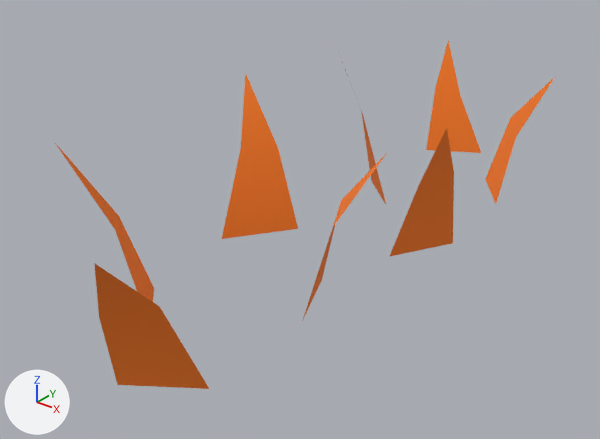
What one commit did to the glTF model Interceptor Sky Guardians/resource/model/grass/model.glb.
One viewpoint serves both versions: a 50 mm camera at (7.57, -10.53, 6.26) aimed at (-0.3, -0.69, 0.16). Every picture has the same lights, and +X, +Y and +Z are marked at lower left. The older version comes first.

Before the edit, the objects in view are built like this:
```python
me_obj9 = bpy.data.meshes.new('obj9')
me_obj9.from_pydata(...)  # 40 vertices, 24 faces; spans x -2.41..2.05, y -5.65..5.83, z -0.52..2.49
me_obj9.materials.append(mat_mat_a)  # picture img_image_0
ob_obj9 = bpy.data.objects.new('obj9', me_obj9)
ob_obj9.location = (0.0, 0.0, 0.0)
```
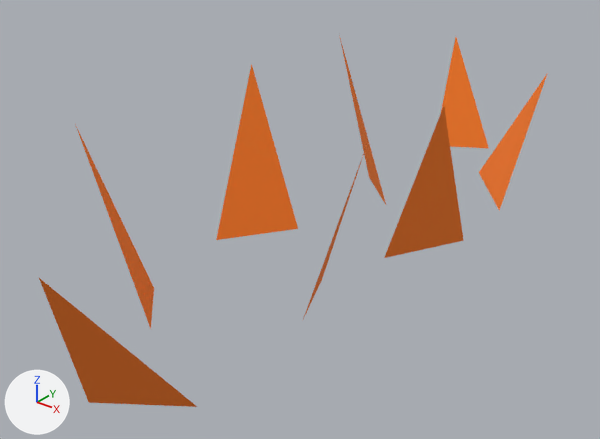
Where the change shows, as pixel boxes [x1, y1, x2, y2] in the pictures (600 x 439 px):
'obj9', reshaped (7% taller): before [52, 41, 555, 389]; after [39, 35, 548, 407]
part 1 of me_obj9, rebuilt (37% wider): before [94, 263, 209, 389]; after [39, 278, 197, 407]
part 2 of me_obj9, rebuilt: before [426, 41, 481, 153]; after [441, 37, 489, 148]
part 3 of me_obj9, rebuilt (23% wider, 17% taller): before [389, 128, 454, 257]; after [384, 107, 464, 258]
part 4 of me_obj9, rebuilt (8% taller): before [485, 77, 555, 204]; after [479, 73, 548, 210]
part 5 of me_obj9, cut back: before [52, 52, 387, 321]; after [76, 35, 386, 329]

What changed in the scene script:
```text
Change me_obj9:
    used by ob_obj9; location = (0.0, 0.0, 0.0)
    remove me_obj9.from_pydata(...)  # 40 vertices, 24 faces; spans x -2.41..2.05, y -5.65..5.83, z -0.52..2.49
    add me_obj9.from_pydata(...)  # 24 vertices, 8 faces; spans x -2.16..1.83, y -6.26..6.12, z -0.5..2.53
    me_obj9 part 1: the loose piece of 5 vertices spanning x 0.09..1.1, y -5.65..-4.34, z -0.5..1.82 is rebuilt with 3 vertices and now spans x 0.09..1.24, y -6.26..-4.7, z -0.5..1.86
    me_obj9 part 2: the loose piece of 5 vertices spanning x -1.32..-0.13, y 4.95..5.83, z -0.5..1.8 is rebuilt with 3 vertices and now spans x -1.3..-0.13, y 5.31..6.12, z -0.5..1.85
    me_obj9 part 3: the loose piece of 5 vertices spanning x 0.95..1.95, y -0.02..1.34, z -0.52..2.11 is rebuilt with 3 vertices and now spans x 0.9..1.77, y 0.1..1.52, z -0.5..2.36
    me_obj9 part 4: the loose piece of 5 vertices spanning x 0.69..2.0, y 3.19..4.16, z -0.48..2.03 is rebuilt with 3 vertices and now spans x 0.36..1.83, y 3.05..4.51, z -0.5..2.06
    me_obj9 part 5
    14 vertices are removed from x -2.41..2.05, y -3.84..2.76, z -0.52..2.49
    12 faces are deleted
    6 vertices are added at (-2.16, -3.6, 2.25), (1.82, -1.89, 2.43), (-1.79, -1.2, -0.5), (-1.96, 0.04, 2.39), (-1.8, 2.37, 2.53), (-1.28, 2.83, -0.5)
    4 new faces join them
```
